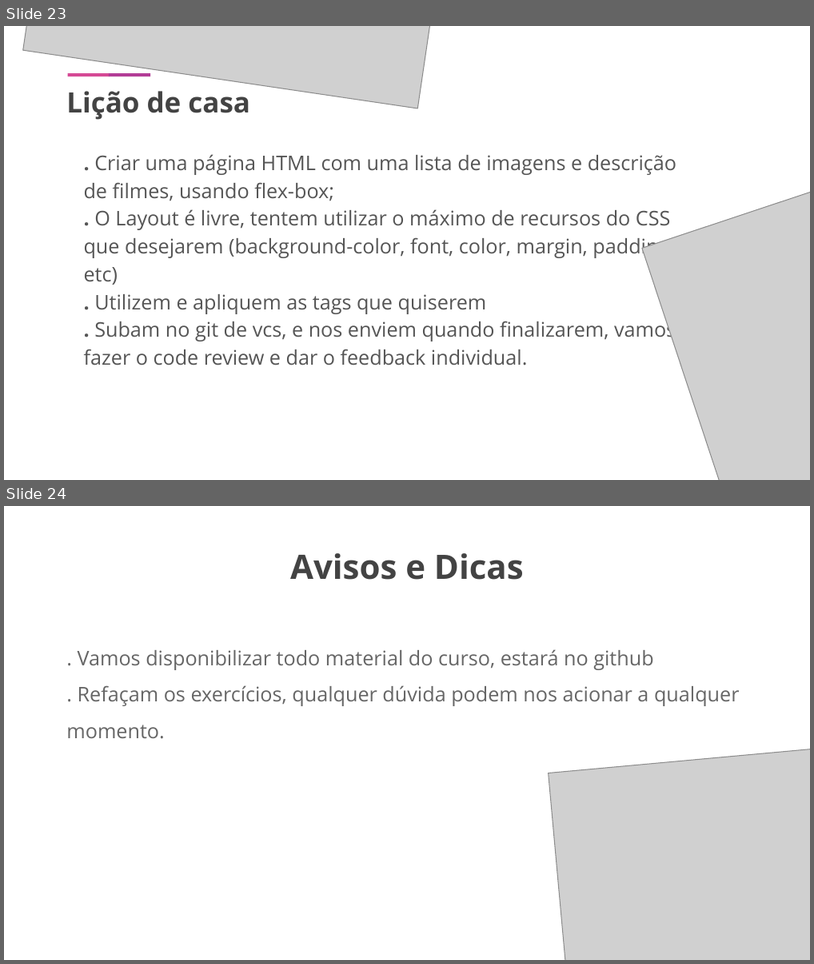
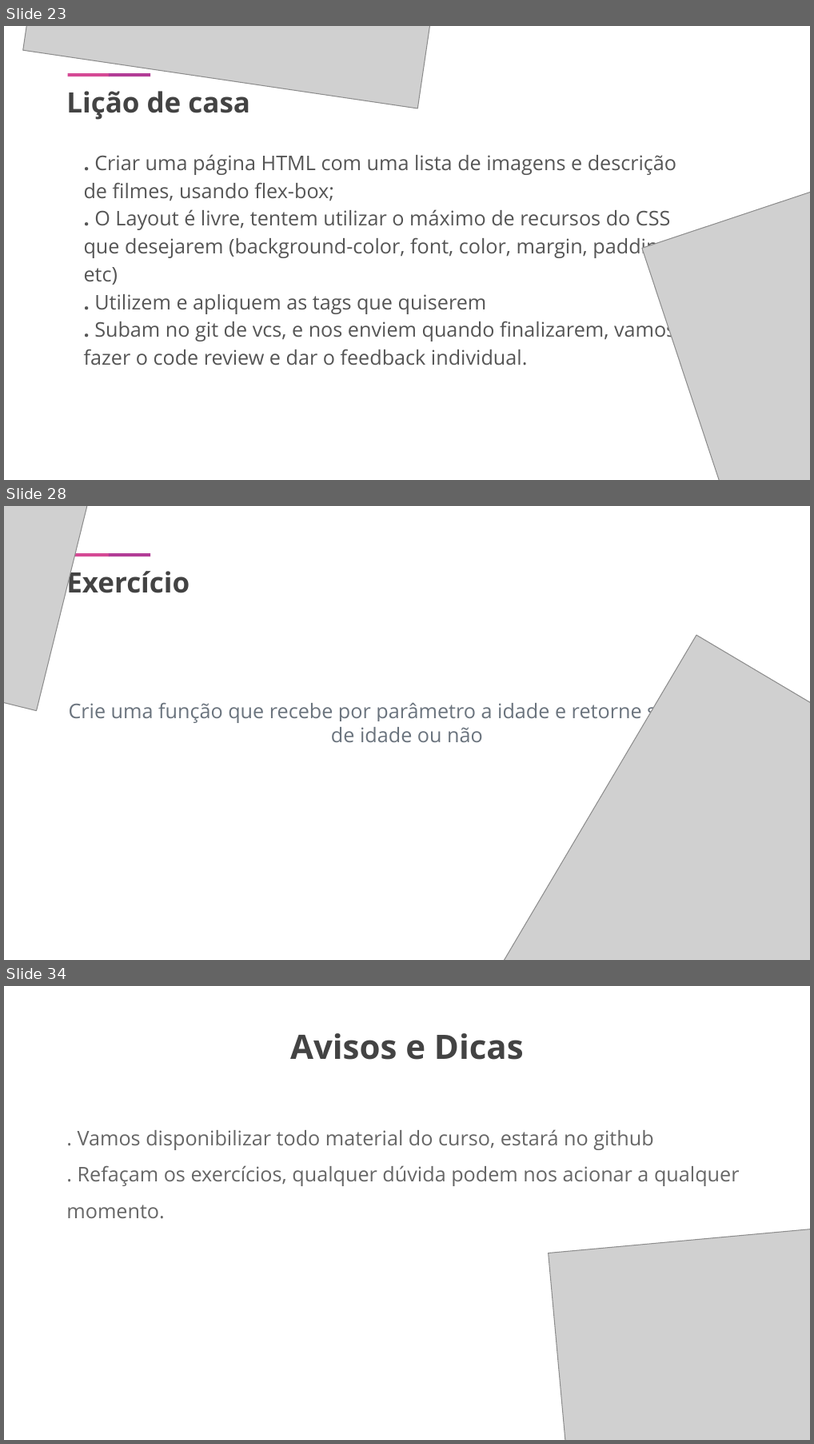
Before and after one commit to kimmikirino/trainees, a slide deck: Front end trainee program.pptx. Shown one above the other, each under a label of ours: slides 23 and 24 before the commit, slides 23, 28 and 34 after it; the slides between them are not shown. The pictures are 814x964 and 814x1444 pixels, drawn with LibreOffice and Linux fonts; fonts in the diff are those of the drawing; grey boxes stand for pictures. Boxes give left, top, right and bottom in pixels: in the first picture for what was removed or moved away, otherwise in the second. Text is boxed around its words. In the diff, an @@ line names an element or a change of style, - is before the commit and + after.

```diff
--- a/Front end trainee program.pptx
+++ b/Front end trainee program.pptx
@@ slide 28 added at [4, 506, 810, 960], background #FFFFFF @@
@@ picture added at [4, 506, 132, 710] @@
@@ rectangle added at [68, 553, 110, 557], fill #D54995 @@
@@ rectangle added at [109, 553, 150, 557], fill #B33C97 @@
@@ text added at [66, 566, 190, 593], 25 pt, text #434343, bold @@
+Exercício
@@ picture added at [466, 635, 810, 960] @@
@@ text added at [69, 699, 668, 742], 18 pt, text #6A737D @@
+Crie uma função que recebe por parâmetro a idade e retorne se é maior de idade ou não
@@ what was slide 24 is now slide 34 @@
```
Also in this commit, not shown: 9 other slides added, 8 other files.
